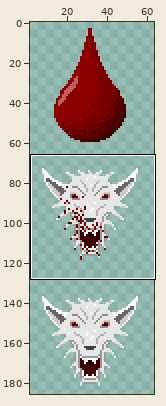
Sprite sheet: Le loup d'arnaque la poste/Assets/Texture/UI/UI.png. Above: a wide view before the commit, with the close-up outlined.
Close-up. Before the commit:
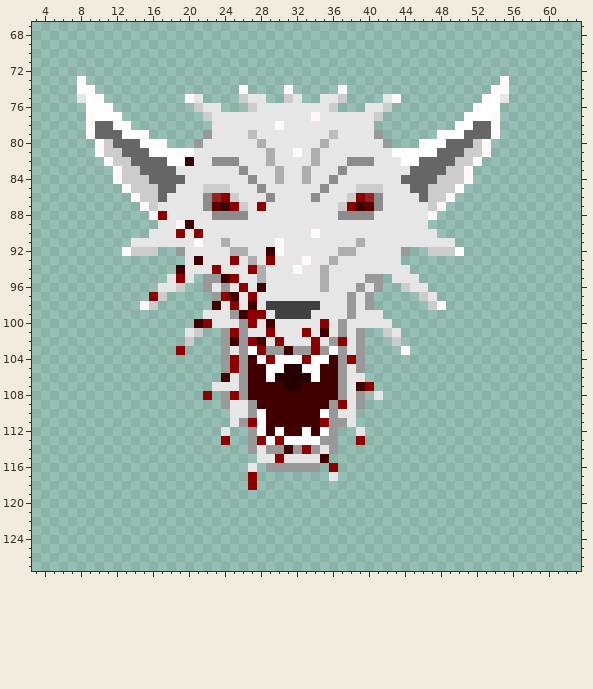
The file is 64x192 pixels. Shown: x 3..63, y 67..127. The wide view leaves out empty margins.
After:
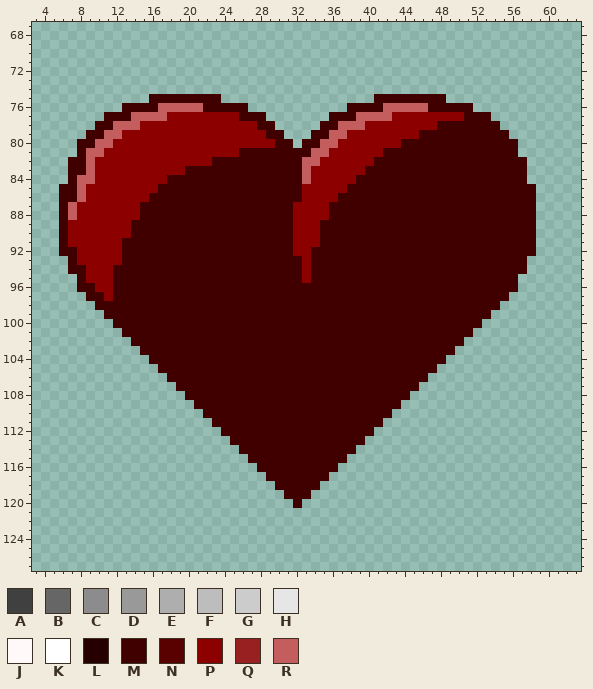
Palette (. is transparent): A #404040  B #666666  C #8c8c8c  D #999999  E #aeaeae  F #bdbdbd  G #cccccc  H #e6e6e6  J #fff9f9  K #ffffff  L #260000  M #400000  N #590000  P #8c0000  Q #992020  R #c45e5e
Difference:
Changed rows in their new state; - is an unchanged pixel.
first column x 6:
 73 --.----------------------------------------------.---
 74 --..----------------.----.-----.----------------..---
 75 --...-----MMMMMMMM--...--..--...---MMMMMMMM----...---
 76 ---...-MMMMRRRRRMMMMM..........-MMMMRRRRRMMMMM...----
 77 ---..MMMRRRRPPPPPPPPMMM.......MMMRRRRPPPPPPPPMMM.----
 78 ---.MMRRRPPPPPPPPPPPPPMM.....MMRRRPPPPPPPPMMMMMMM----
 79 ---MMRRPPPPPPPPPPPPPPPPMM...MMRRPPPPPPPPMMMMMMMMMM---
 80 --MMRRPPPPPPPPPPPPPPPPPPMM.MMRRPPPPPPPMMMMMMMMMMMMM--
 81 --MRRPPPPPPPPPPPPPPPMMMMMMMMRRPPPPPPMMMMMMMMMMMMMMM--
 82 -MMRPPPPPPPPPPPPPMMMMMMMMMMRRPPPPPPMMMMMMMMMMMMMMMMM-
 83 -MMRPPPPPPPPPPMMMMMMMMMMMMMRPPPPPPMMMMMMMMMMMMMMMMMM-
 84 -MRRPPPPPPPPMMMMMMMMMMMMMMMRPPPPPMMMMMMMMMMMMMMMMMMM-
 85 MMRPPPPPPPPMMMMMMMMMMMMMMMMPPPPPMMMMMMMMMMMMMMMMMMMMM
 86 MMRPPPPPPPMMMMMMMMMMMMMMMMMPPPPMMMMMMMMMMMMMMMMMMMMMM
 87 MRPPPPPPPMMMMMMMMM-MMMMMMMPPPPMMM-MMMMMMMMMMMMMMMMMMM
 88 MRPPPPPPPMMMMMMMMMMMMMMMMMPPPPMMMMMMMMMMMMMMMMMMMMMMM
 89 MPPPPPPPMMMMMM-MMMMMMMMMMMPPPMMMMMMMMMMMMMMMMMMMMMMMM
 90 MPPPPPPPMMMMMMMMMMMMMMMMMMPPPMMMMMMMMMMMMMMMMMMMMMMMM
 91 MPPPPPPMMMMMMMMMMMMMMMMMMMPPPMMMMMMMMMMMMMMMMMMMMMMMM
 92 MMPPPPPMMMMMMMMMMMMMMMM-MMPPMMMMMMMMMMMMMMMMMMMMMMMMM
 93 -MPPPPPMMMMMMMM-MMMMMMMMMMMPMMMMMMMMMMMMMMMMMMMMMMMM-
 94 -MMPPPMMMMMMM-MMMMMMMMMMMMMPMMMMMMMMMMMMMMMMMMMMMMMM-
 95 --MPPPMMMMMMMMMMMM-MMMMMMMMPMMMMMMMMMMMMMMMMMMMMMMM--
 96 --MMPPMMMMMMMMMMMMMMMM-MMMMMMMMMMMMMMMMMMMMMMMMMMMM--
 97 ---MMPMMMMMMMMMMMMM-MMMMMMMMMMMMMMMMMMMMMMMMMMMMMM---
 98 ----MMMMMMMMMMMMM-MMM-MMMMMMMMMMMMMMMMMMMMMMMMMMM----
 99 -----MMMMMMMMMMMMMMM-MMMMMMMMMMMMMMMMMMMMMMMMMMM-----
100 ------MMMMMMMMM-MMMMMMM-MMMMMMMMMMMMMMMMMMMMMMM------
101 -------MMMMMMMMMMMMMMMMMMMMMM-MMMMMMMMMMMMMMMM-------
102 --------MMMMMMMMMMM-MM-MMMMMMMMMMMMMMMMMMMMMM--------
103 ---------MMMMMMMMMMMMMMMM-MMMMMMMMMMMMMMMMMM---------
104 ----------MMMMMMMMMMM-MMMMMMMM-MMMMMMMMMMMM----------
105 -----------MMMMMMMMMM--MMMMMM--MMMMMMMMMMM-----------
106 ------------MMMMMM-MM--MMMMMM--MMMMMMMMMM------------
107 -------------MMMMMMMM----MM----MM-MMMMMM-------------
108 --------------MMMMMMM----------MMMMMMMM--------------
109 ---------------MMMMMMM--------MMMMMMMM---------------
110 ----------------MMMMMMM------MMMMMMMM----------------
111 -----------------MMMMMM------MMMMMMM-----------------
112 ------------------MMMMM-M--M-MMMMMM------------------
113 ------------------.MMMMMMMMMMMMMMM-------------------
114 --------------------MMMMM-MMMMMMM--------------------
115 ---------------------MMMMMMMM-MM---------------------
116 ---------------------.MMMMMMMMM----------------------
117 ---------------------.-MMMMMMM.----------------------
118 ---------------------.--MMMMM------------------------
119 -------------------------MMM-------------------------
120 --------------------------M--------------------------
Changed places in both close-ups, as pixel boxes (x1, y1, x2, y2):
changed: (59, 76, 536, 508)
